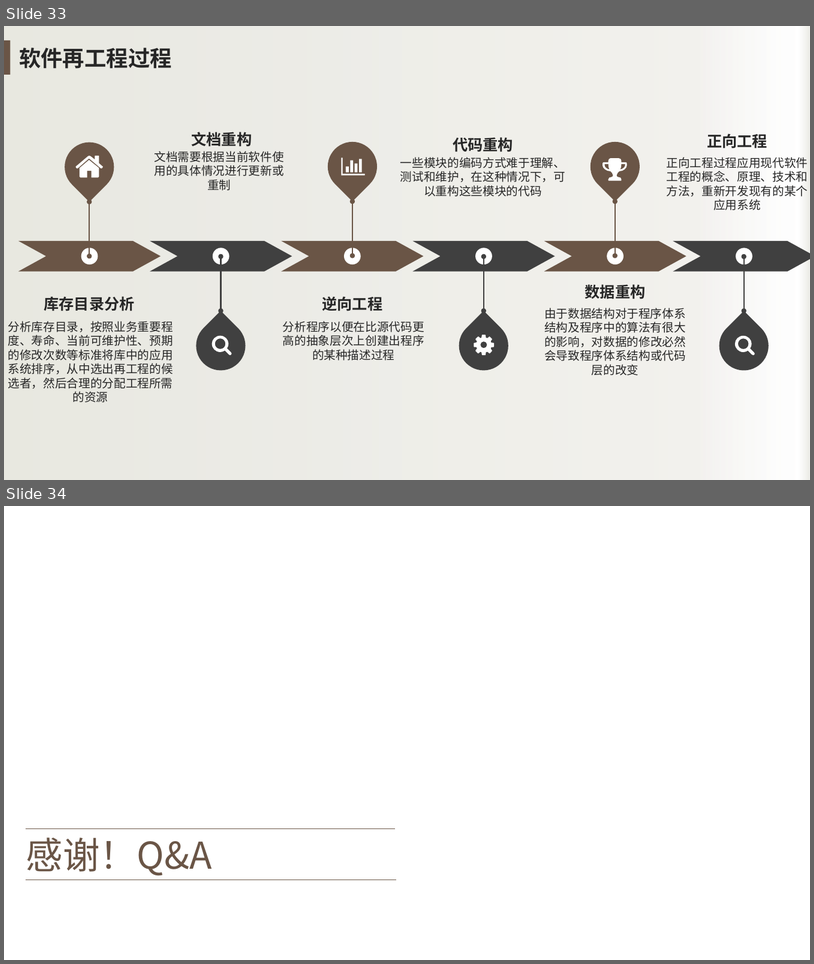
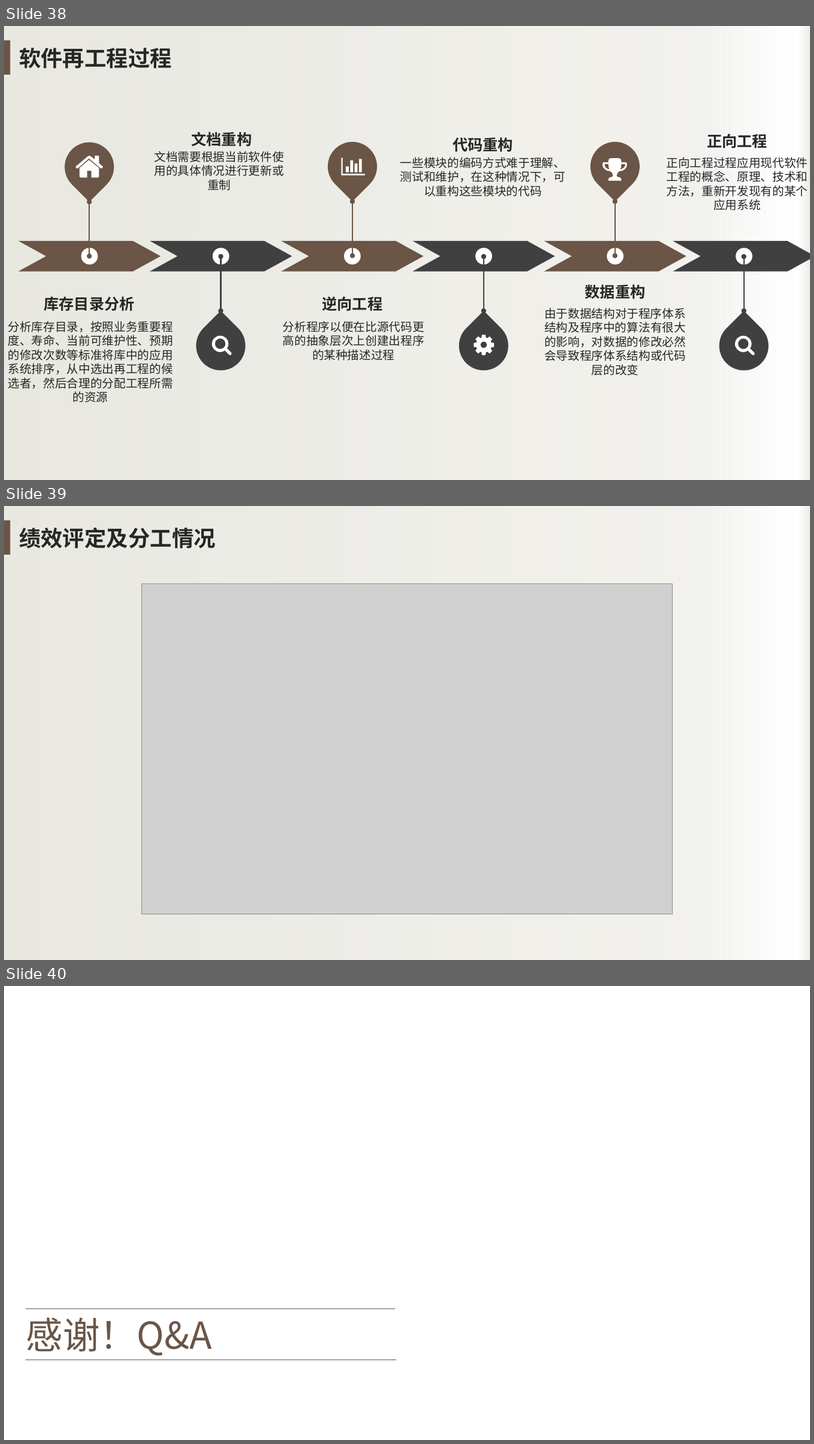
Before and after one commit to avgstuBoboge/SE2020-document, a slide deck: ppt/SE2020-G16-翻转课堂.pptx. Shown one above the other, each under a label of ours: slides 33 and 34 before the commit, slides 38, 39 and 40 after it. The pictures are 814x964 and 814x1444 pixels, drawn with LibreOffice and Linux fonts; fonts in the diff are those of the drawing; grey boxes stand for pictures; background and template pictures are left out. Boxes give left, top, right and bottom in pixels: in the first picture for what was removed or moved away, otherwise in the second. Text is boxed around its words. In the diff, an @@ line names an element or a change of style, - is before the commit and + after.

```diff
--- a/ppt/SE2020-G16-翻转课堂.pptx
+++ b/ppt/SE2020-G16-翻转课堂.pptx
@@ slide 39 added at <box>4,506,810,960</box>, background picture (left out); not listed: 2 template elements that a slide beside it also shows @@
@@ text added at <box>19,528,216,549</box>, 26 pt, text #262626, bold @@
+绩效评定及分工情况
@@ picture added at <box>142,583,673,914</box> @@
@@ what was slide 33 is now slide 38 @@
@@ what was slide 34 is now slide 40 @@
```
Also in this commit, not shown: 8 slides changed, 5 other slides added, 1 other file.
